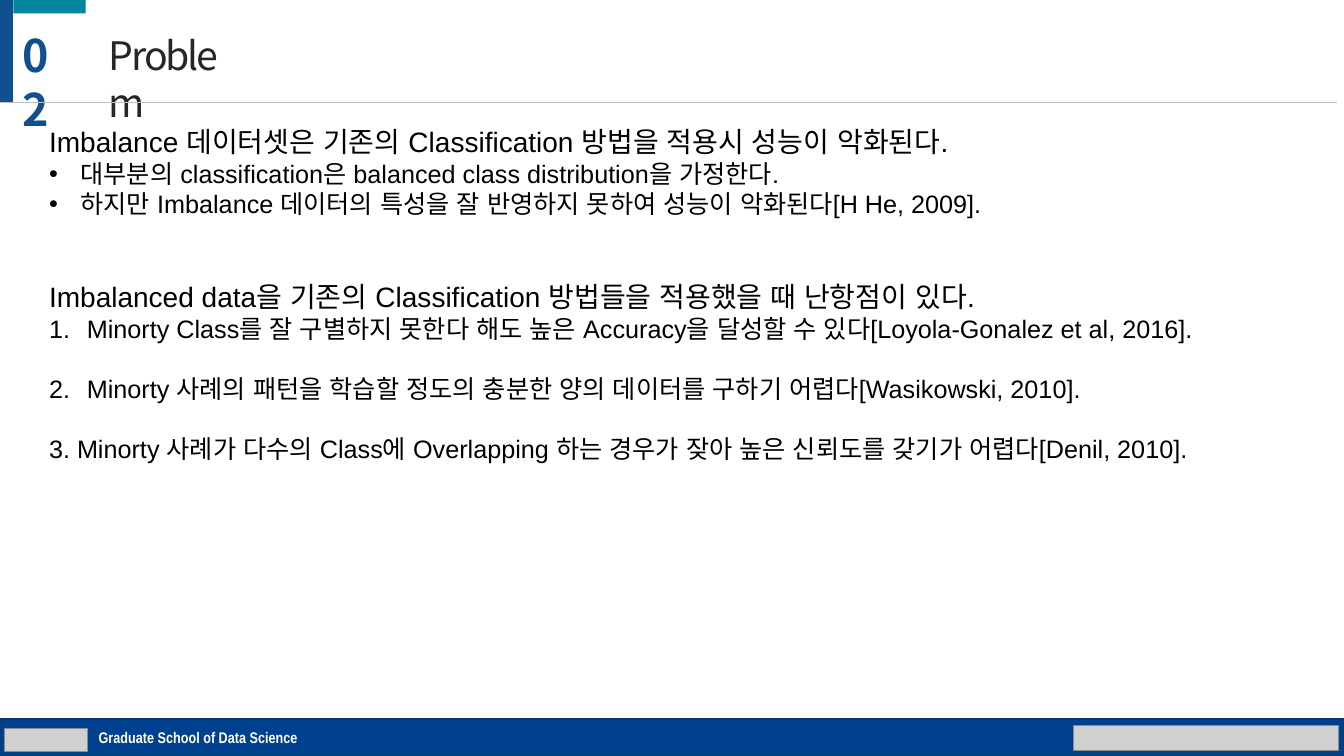
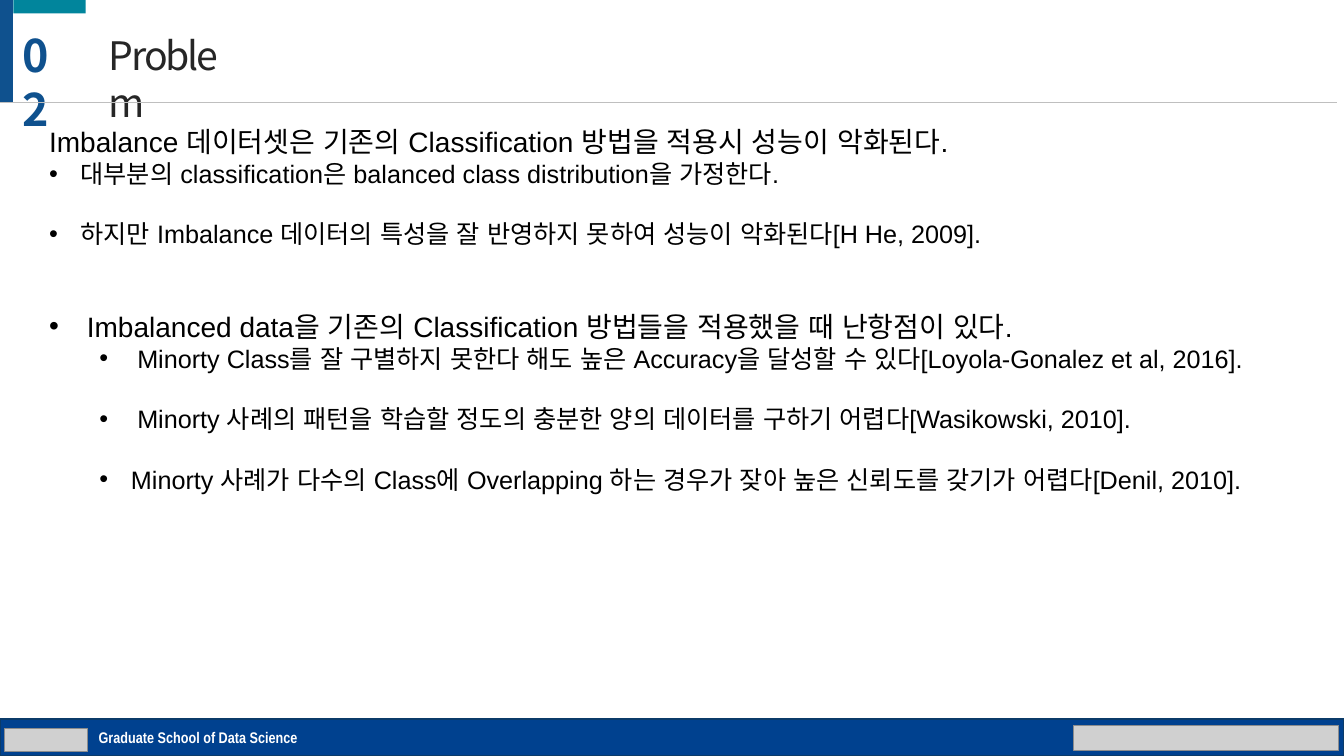
Before and after one commit to gusrn0505/TIL, a slide deck: slide 11 of 씨젠/발표 자료(다듬는 중).pptx. Drawn at 1344x756 pixels with LibreOffice and Linux fonts; fonts in the diff are those of the drawing; grey boxes stand for pictures. Boxes give left, top, right and bottom in pixels: in the first picture for what was removed or moved away, otherwise in the second. Text is boxed around its words. In the diff, an @@ line names an element or a change of style, - is before the commit and + after.

```diff
--- a/씨젠/발표 자료(다듬는 중).pptx
+++ b/씨젠/발표 자료(다듬는 중).pptx
@@ text at (87, 313, 1243, 434): bullet none to •; bullet 1. to •; list level 1 to 2 in "Minorty Class를 잘 구별하지 못한다 ..."; list level 1 to 2 in "Minorty 사례의 패턴을 학습할 정도의 ..." @@
@@ text at (131, 468, 1241, 495): text changed @@
-3. Minorty 사례가 다수의 Class에 Overlapping 하는 경우가 잦아 높은 신뢰도를 갖기가 어렵다[Denil, 2010].
+  • Minorty 사례가 다수의 Class에 Overlapping 하는 경우가 잦아 높은 신뢰도를 갖기가 어렵다[Denil, 2010].
```
Also in this commit, not shown: 9 other slides changed, 2 slides added, 3 slides removed, 1 other file.
